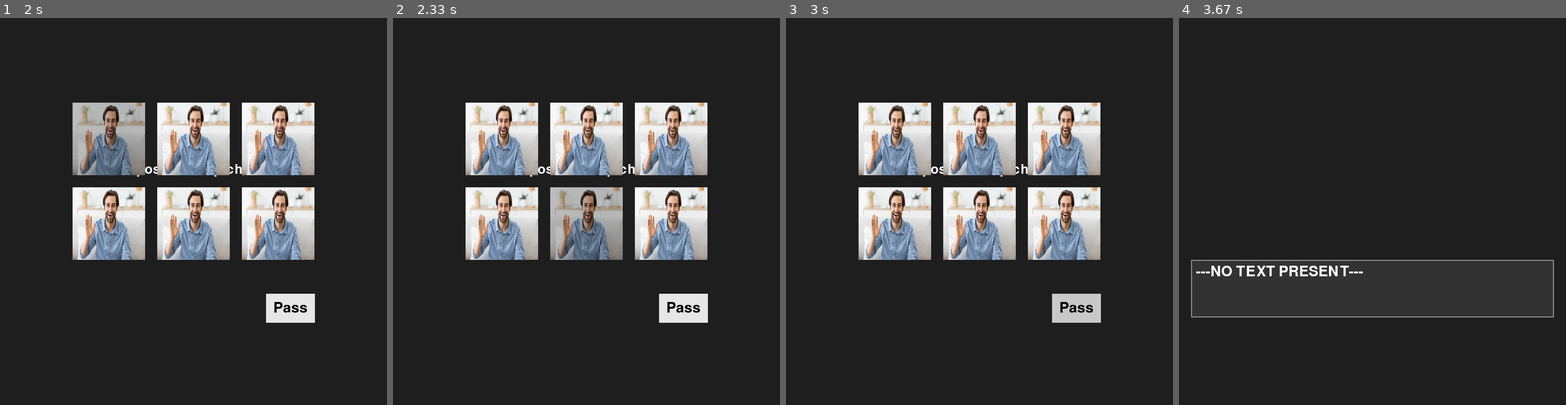
Above: before the commit, frames 1-4 (left to right).
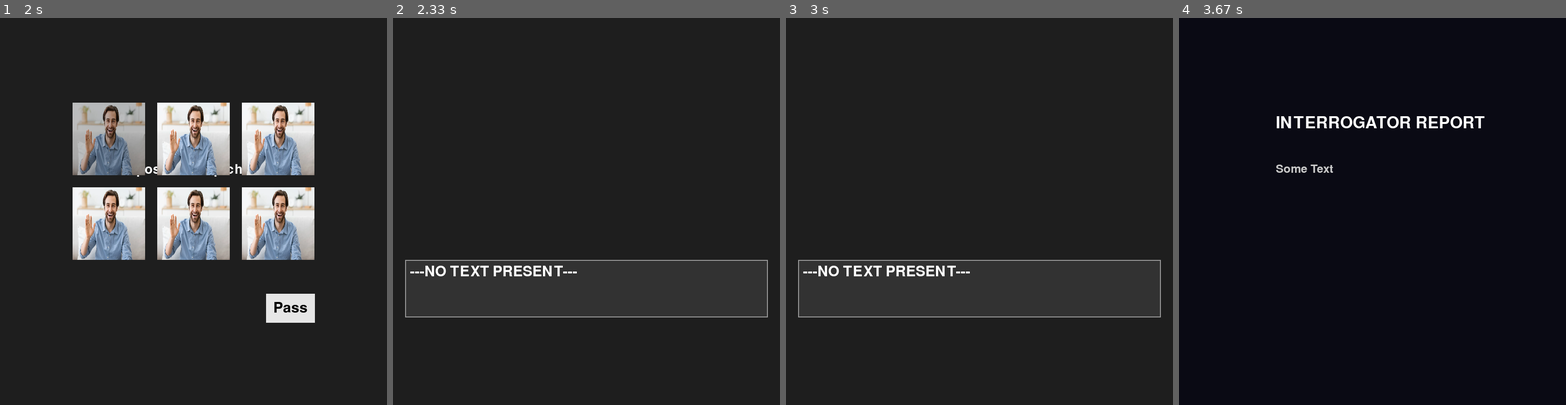
Above: after the commit, the same moments.

Repository: RachelBlack003/Drury-Hackathon-2026
Game: pygame game, started from reverse_turing/main.py
The game is run twice, just before and just after one commit, with the same random seed, the same clock (stepped at 60 frames per second) and the same inputs.
Inputs (mouse positions are in pixels of both pictures, inside the frame that each line leads up to):
- Up to frame 1 (2 s): click "Start" at 0.38 s; click (232, 296) at 0.72 s; click (73, 304) at 1.05 s; click (263, 269) at 1.38 s; click (100, 134) at 1.72 s
- Up to frame 2 (2.33 s): click (590, 254) at 2.05 s
- Up to frame 3 (3 s): click (1126, 358) at 2.38 s; click "Pass" at 2.72 s
- Up to frame 4 (3.67 s): tap Space at 3, 3.33 s

Frame 1 is identical in both runs. In frame 2, 23% of the frame differs, in the area x 3-97%, y 21-79%; in frame 3, 23%; in frame 4, 15%.

Commit message:
Captcha now has some functionality

Diff:
--- a/reverse_turing/captcha_button.py
+++ b/reverse_turing/captcha_button.py
@@ -11,7 +11,7 @@
         self.image = pygame.transform.scale(self.image, (width, height))
         self.selected = False
 
-    def is_clicked(self, mouse_pos):
+    def is_selected(self, mouse_pos):
         return self.rect.collidepoint(mouse_pos)
 
     def toggle(self):
--- a/reverse_turing/questions/impossible_captcha.py
+++ b/reverse_turing/questions/impossible_captcha.py
@@ -89,9 +89,33 @@
     def handle_event(self, event):
         if event.type == pygame.MOUSEBUTTONDOWN and self.Text_handler.is_active():
             if self.Text_handler.is_active():
-                text, _continue = self.Text_handler.next() # type: ignore
+                text, _continue = self.Text_handler.next()
                 if _continue:
                     self.Textbox.update_text(text)
+
+        elif event.type == pygame.MOUSEBUTTONDOWN:
+            if self.captcha_one.is_selected(event.pos):
+                self.done = True
+                self.is_done()
+            if self.captcha_two.is_selected(event.pos):
+                self.done = True
+                self.is_done()
+            if self.captcha_three.is_selected(event.pos):
+                self.done = True
+                self.is_done()
+            if self.captcha_four.is_selected(event.pos):
+                self.done = True
+                self.is_done()
+            if self.captcha_five.is_selected(event.pos):
+                self.done = True
+                self.is_done()
+            if self.captcha_six.is_selected(event.pos):
+                self.done = True
+                self.is_done()
+            if self.Pass.is_selected(event.pos):
+                self.done = True
+                self.is_done()
+
         if event.type == pygame.KEYDOWN:
             if event.key == pygame.K_SPACE: # might change to button
                 self.done = True
